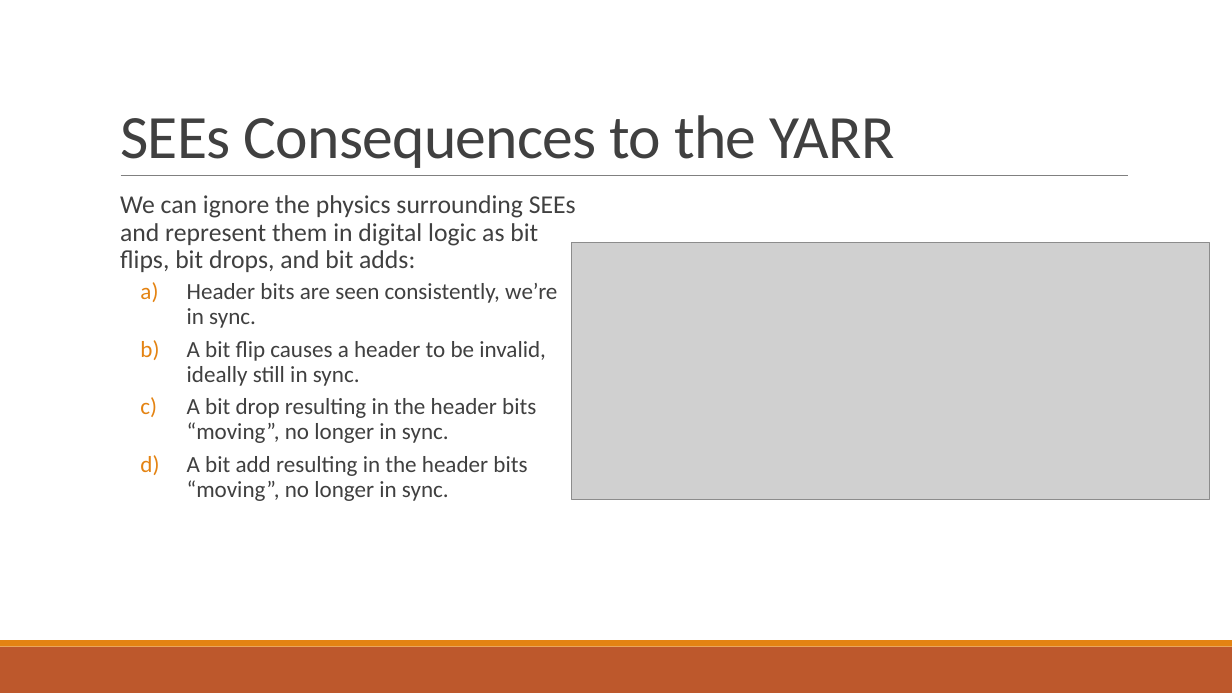
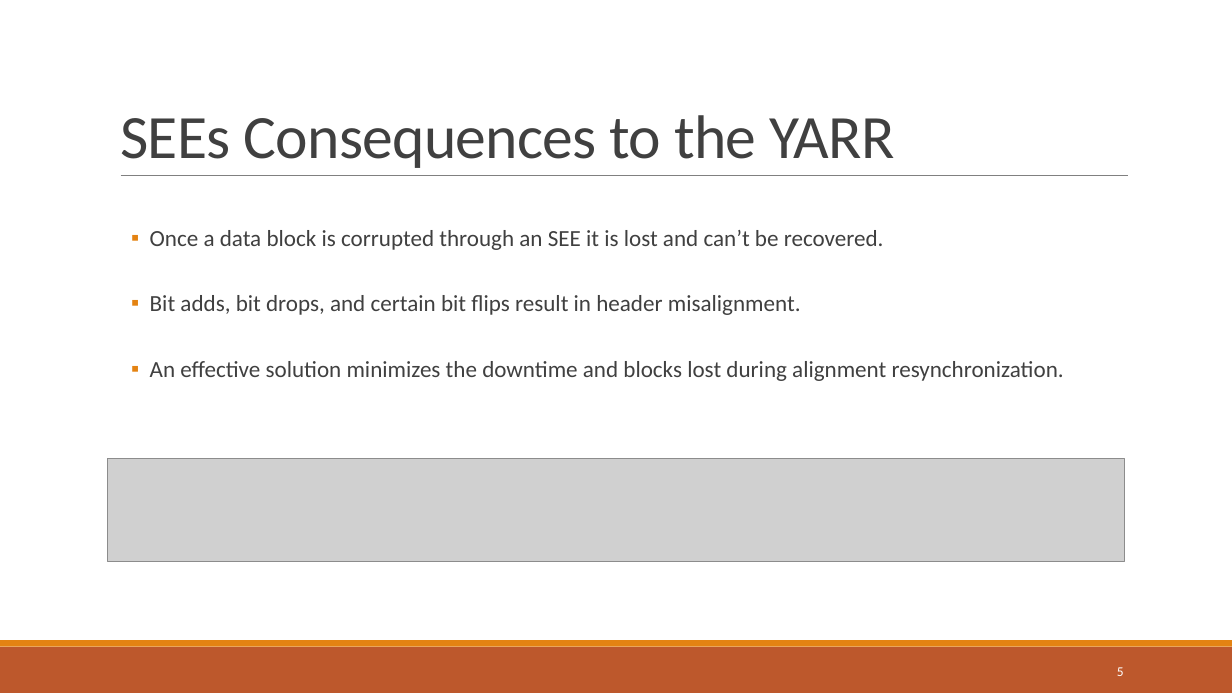
Before and after one commit to AnatoliyMartynyuk/YARR-rx-recovery, a slide deck: slide 5 of docs/thesis/SEE_tol_aurora_gbox.pptx. Drawn at 1232x693 pixels with LibreOffice and Linux fonts; fonts in the diff are those of the drawing; grey boxes stand for pictures. Boxes give left, top, right and bottom in pixels: in the first picture for what was removed or moved away, otherwise in the second. Text is boxed around its words. In the diff, an @@ line names an element or a change of style, - is before the commit and + after.

Commit message:
updated block sync sim to accurately detect blocks lost
* final slides for Timon's team presentation

```diff
--- a/docs/thesis/SEE_tol_aurora_gbox.pptx
+++ b/docs/thesis/SEE_tol_aurora_gbox.pptx
@@ text at [150,230,1064,381]: text changed @@
-  We can ignore the physics surrounding SEEs and represent them in digital logic as bit flips, bit drops, and bit adds:
-  a) Header bits are seen consistently, we’re in sync.
-  b) A bit flip causes a header to be invalid, ideally still in sync.
-  c) A bit drop resulting in the header bits “moving”, no longer in sync.
-  d) A bit add resulting in the header bits “moving”, no longer in sync.
+  ▪ Once a data block is corrupted through an SEE it is lost and can’t be recovered.
+  ▪ Bit adds, bit drops, and certain bit flips result in header misalignment.
+  ▪ An effective solution minimizes the downtime and blocks lost during alignment resynchronization.
@@ picture removed at [572,242,1210,499] @@
@@ picture added at [108,458,1125,561] @@
@@ page number added at [1117,667,1124,676], 10.5 pt, text #FFFFFF @@
+5
```
Also in this commit, not shown: 9 other slides changed, 8 other files.
